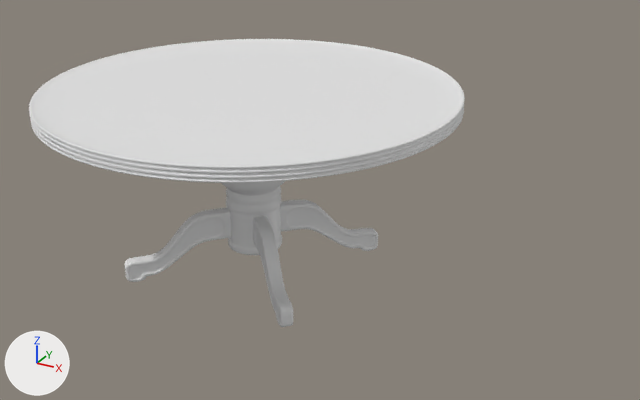
Renders of the Blender file Blender Models/Wooden Table & Wooden Chair/Wooden Table and Wooden Chair.blend from each side of a commit.
Camera for both pictures: a 50 mm camera at (5.27, -7.97, 5.02) aimed at (0.95, -0.12, 1.09). The axes (+X, +Y, +Z) are drawn at lower left. The lights are the same throughout. Materials are left out; every surface is plain grey.

In view in the first picture: 'Wooden Table'.
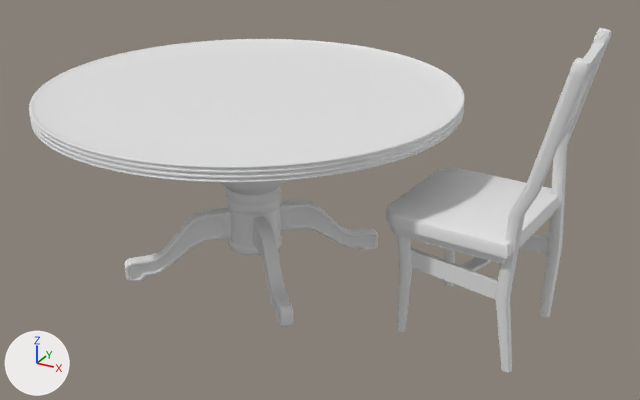
Location of each change, [x1, y1, x2, y2] in pixels of the pictures (640 x 400 px):
'Cube.001', added
    after: [386, 28, 611, 372]

Edits to the bpy script that builds the scene:
```text
Add me_cube_018:
    me_cube_018.from_pydata(...)  # 511 vertices, 462 faces; spans x -1.04..0.73, y -0.74..0.74, z 0.0..3.02
    me_cube_018.polygons.foreach_set('use_smooth', [True] * 462)
Add ob_cube_001:
    ob_cube_001 = bpy.data.objects.new('Cube.001', me_cube_018)
    ob_cube_001.location = (2.741, -0.019, 0.0)
    ob_cube_001.rotation_euler = (0.0, 0.0, 3.066)  # degrees (0, 0, 176)
    ob_cube_001.scale = (1.04, 1.04, 1.04)
```
